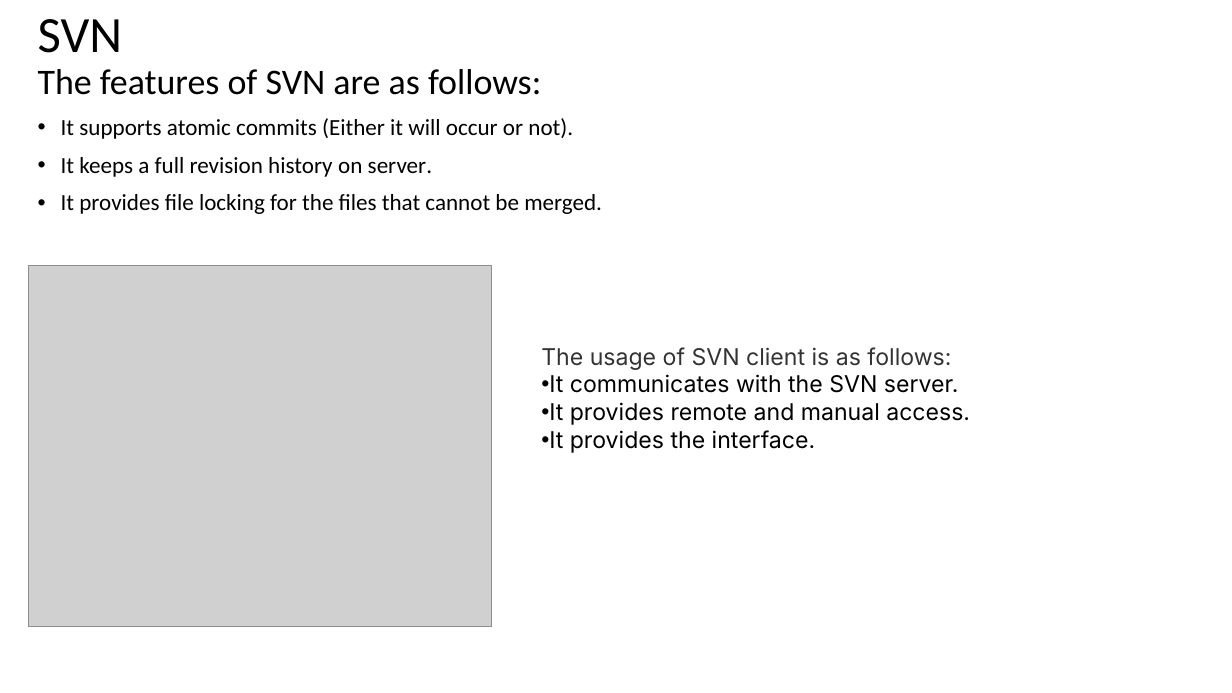
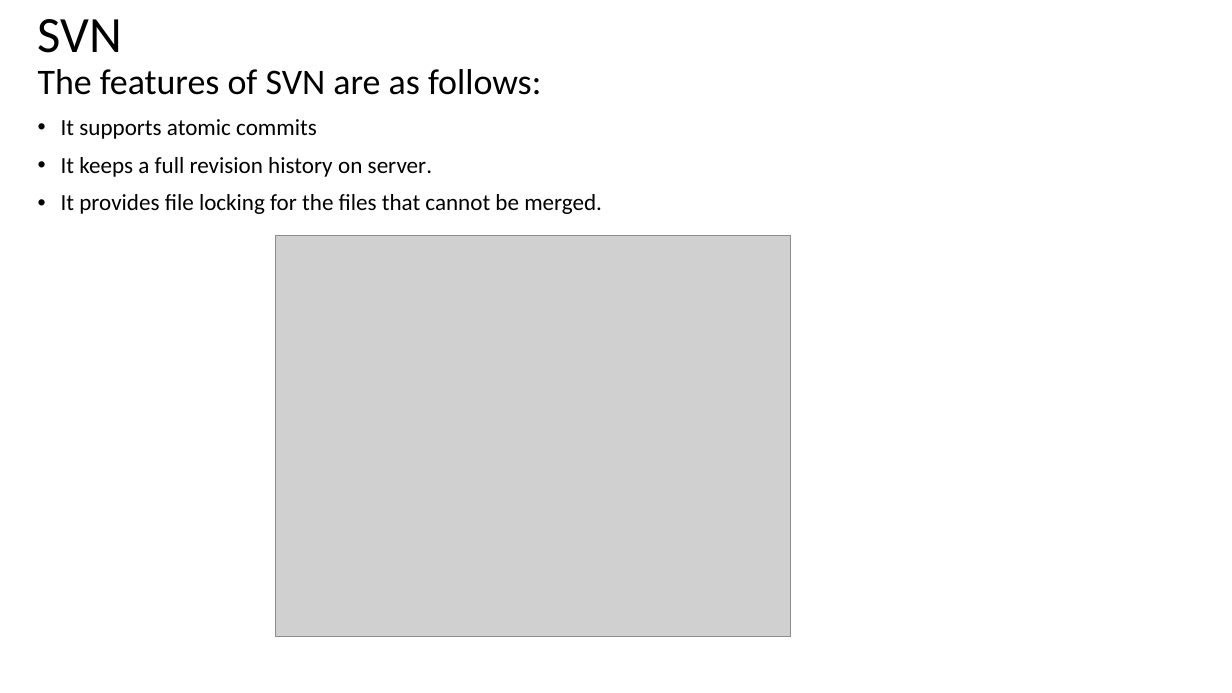
Before and after one commit to mhgulen/Dosyalar, a slide deck: slide 20 of Version Control Protocols.pptx. Drawn at 1232x693 pixels with LibreOffice and Linux fonts; fonts in the diff are those of the drawing; grey boxes stand for pictures. Boxes give left, top, right and bottom in pixels: in the first picture for what was removed or moved away, otherwise in the second. Text is boxed around its words. In the diff, an @@ line names an element or a change of style, - is before the commit and + after.

```diff
--- a/Version Control Protocols.pptx
+++ b/Version Control Protocols.pptx
@@ text at (61, 119, 317, 139): text changed @@
-• It supports atomic commits (Either it will occur or not).
+• It supports atomic commits
@@ picture: place and size @@
-picture at (29, 265, 492, 627)
+picture at (276, 235, 791, 637)
@@ text removed at (541, 347, 970, 453) @@
-The usage of SVN client is as follows:
-• It communicates with the SVN server.
-• It provides remote and manual access.
-• It provides the interface.
```
Also in this commit, not shown: 9 other slides changed, 1 slide removed.
